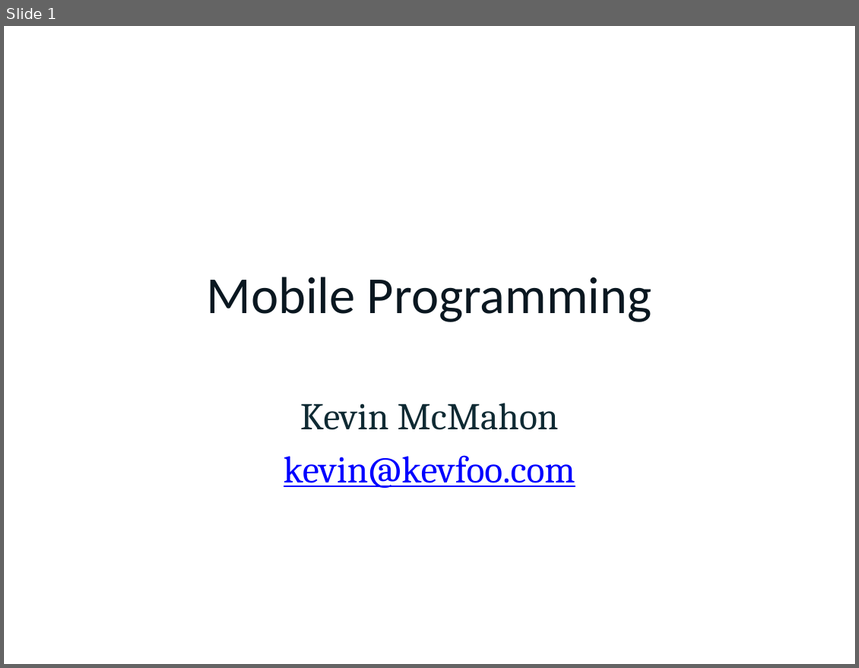
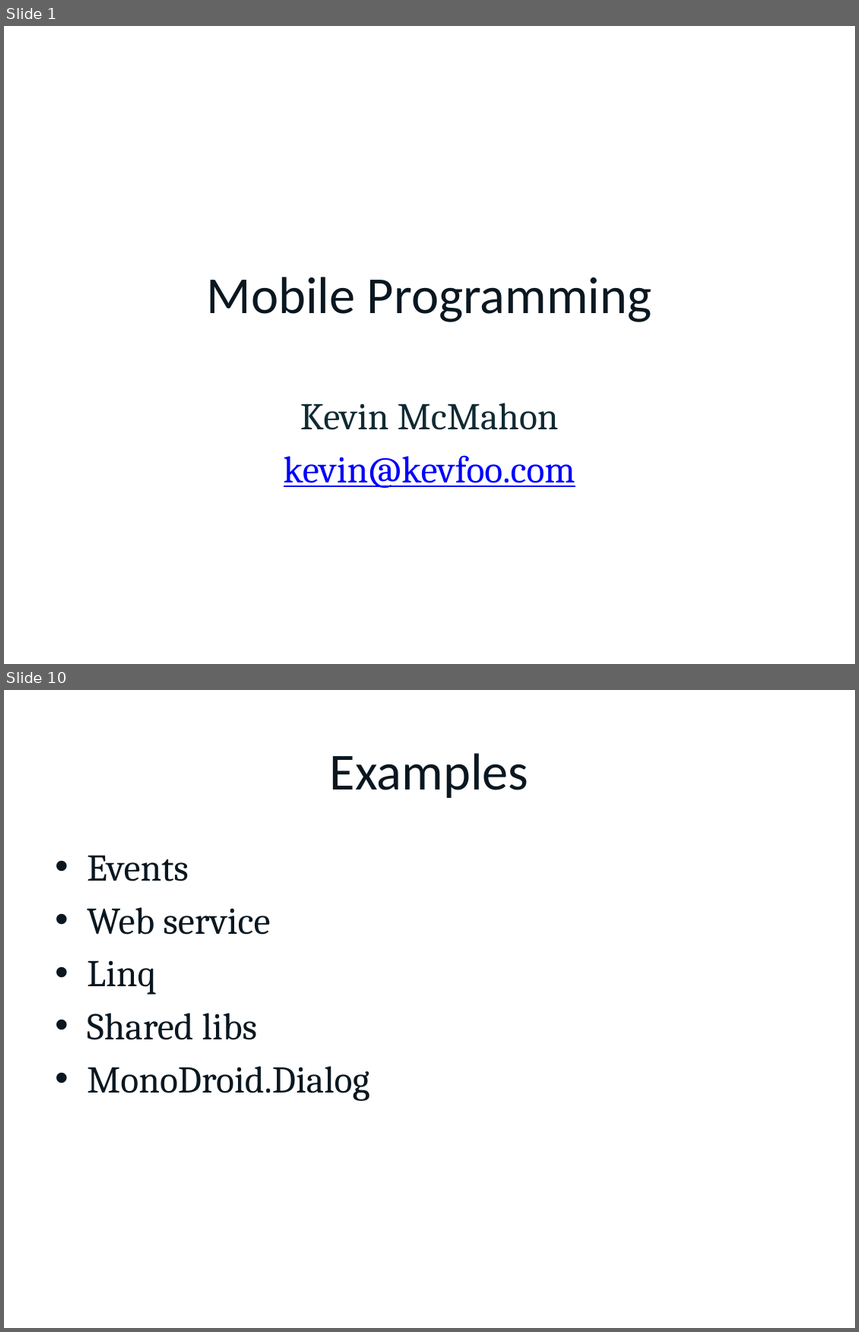
Before and after one commit to kevinmcmahon/MonoDroid101, a slide deck: slides/MonoDroidWCG.pptx. Shown one above the other, each under a label of ours: slide 1 before the commit, slides 1 and 10 after it; the slides between them are not shown. The pictures are 859x668 and 859x1332 pixels, drawn with LibreOffice and Linux fonts; fonts in the diff are those of the drawing; background and template pictures are left out. Boxes give left, top, right and bottom in pixels: in the first picture for what was removed or moved away, otherwise in the second. Text is boxed around its words. In the diff, an @@ line names an element or a change of style, - is before the commit and + after.

Commit message:
added weatherdroid example

```diff
--- a/slides/MonoDroidWCG.pptx
+++ b/slides/MonoDroidWCG.pptx
@@ slide 10 added at (4, 690, 855, 1328), background picture (left out) @@
@@ title added at (330, 753, 529, 798), 44 pt, text #0A1720 @@
+Examples
@@ text added at (87, 855, 370, 1101), 32 pt, text #0A1720 @@
+• Events
+• Web service
+• Linq
+• Shared libs
+• MonoDroid.Dialog
```
Also in this commit, not shown: 10 other slides added, 1 slide removed, 27 other files.
